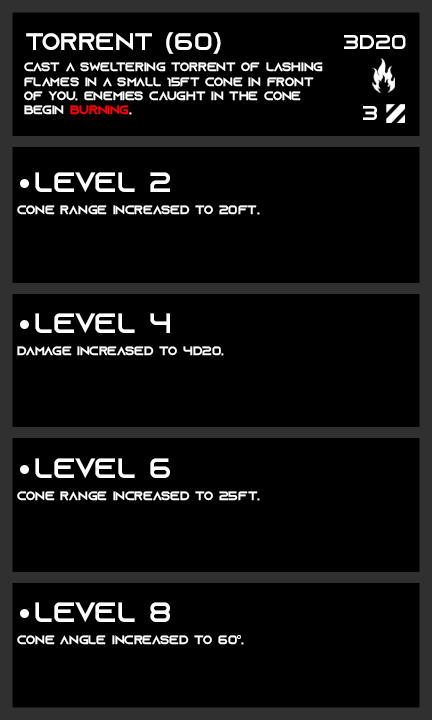
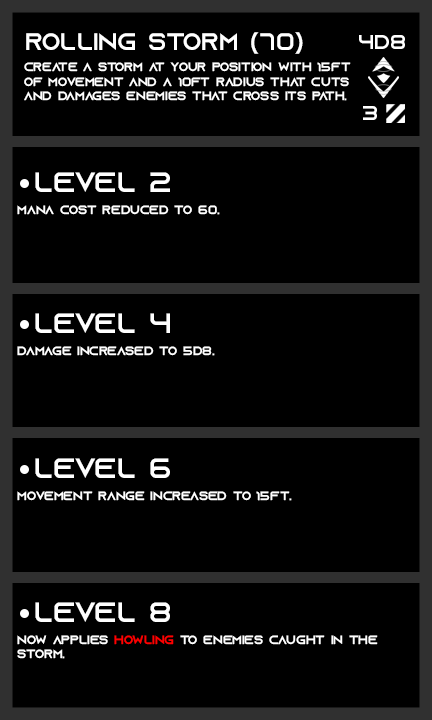
The second (432, 720) image is a revision of the first. Changes to its layers:
renamed "3d20" to "4d8", painted on it over box(344, 35, 406, 49)
painted on "archetype" over box(24, 62, 351, 115)
renamed "torrent (60)" to "rolling storm (70)", painted on it over box(26, 32, 303, 54)
hid "fire" over box(372, 58, 395, 93)
added layer "shear" in group "Affinity" over box(368, 57, 399, 98)
renamed "cone range increased to 20ft." to "mana cost reduced to 60.", painted on it over box(17, 205, 260, 215)
renamed "damage increased to 4d20." to "damage increased to 5d8.", painted on it over box(183, 346, 224, 356)
renamed "cone range increased to 25ft." to "movement range increased to 15ft.", painted on it over box(17, 491, 292, 501)
renamed "cone angle increased to 60°." to "now applies howling to enemies caught in the storm.", painted on it over box(17, 635, 378, 659)
